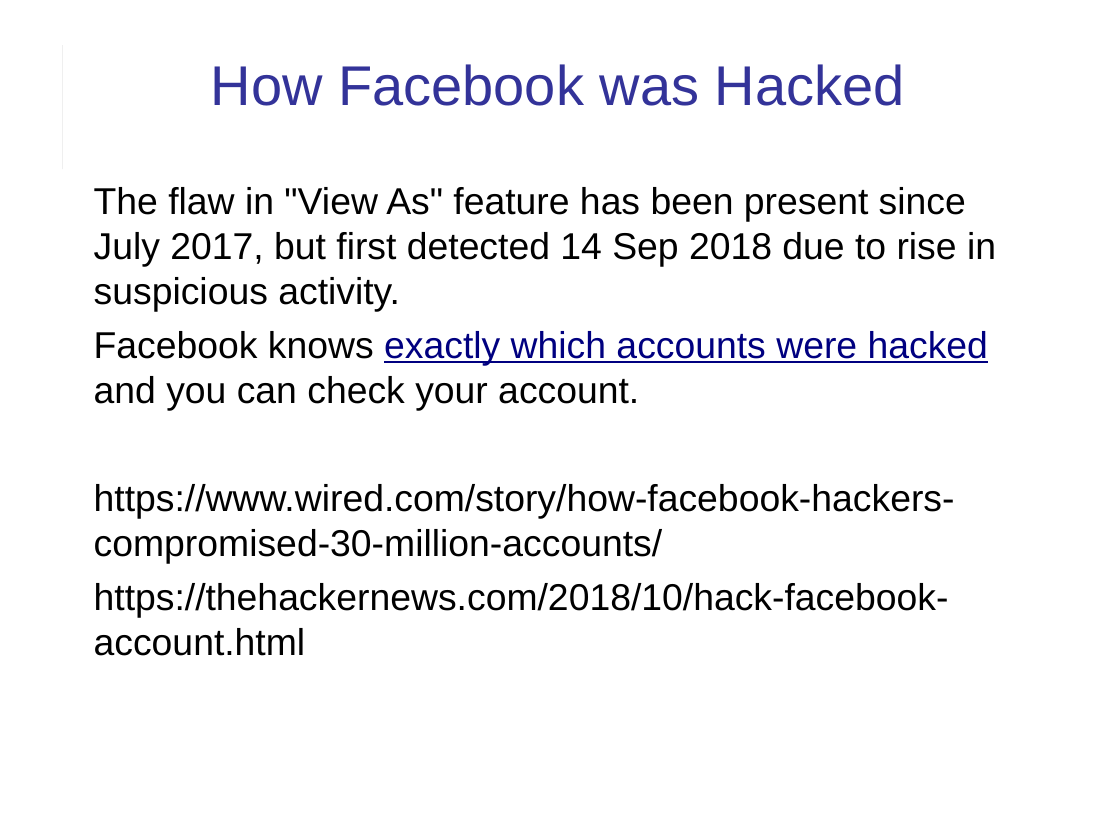
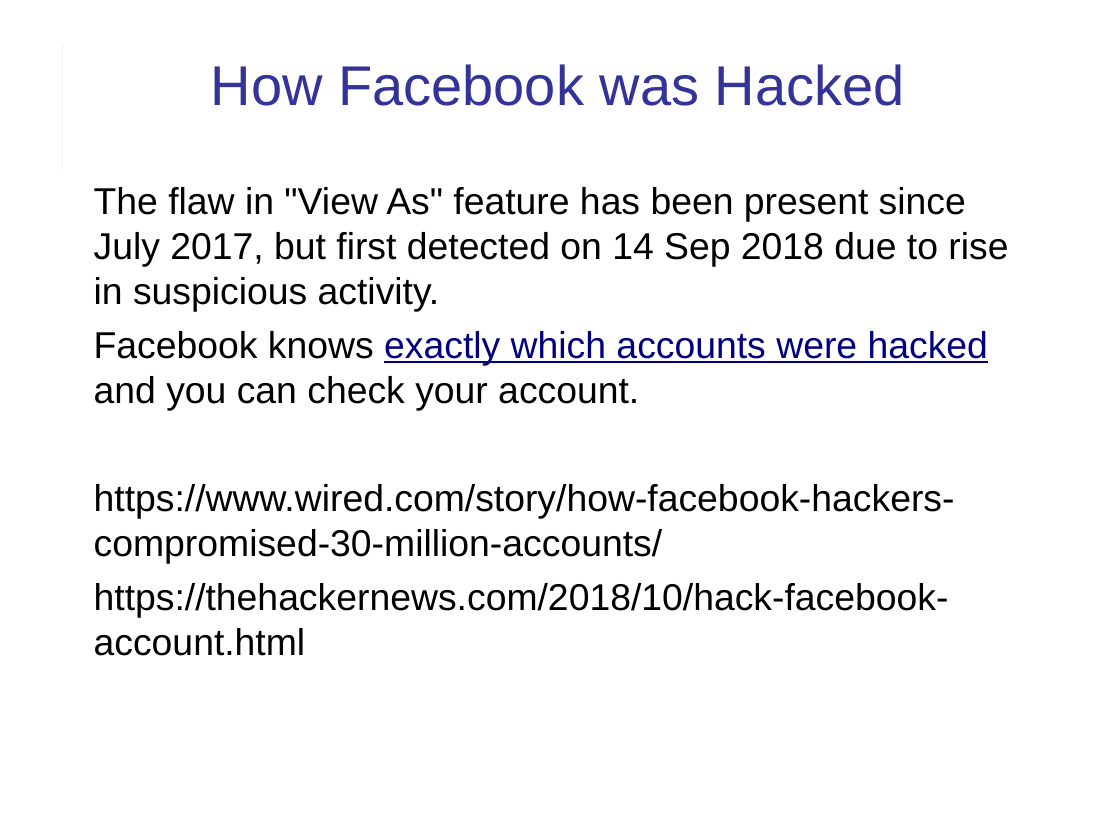
Before and after one commit to cpske/ISP, a slide deck: slide 5 of logging/Logging.ppt. Drawn at 1120x840 pixels with LibreOffice and Linux fonts; fonts in the diff are those of the drawing. Boxes give left, top, right and bottom in pixels: in the first picture for what was removed or moved away, otherwise in the second. Text is boxed around its words. In the diff, an @@ line names an element or a change of style, - is before the commit and + after.

```diff
--- a/logging/Logging.ppt
+++ b/logging/Logging.ppt
@@ text at <box>94,187,1008,311</box>: text changed @@
-The flaw in "View As" feature has been present since July 2017, but first detected 14 Sep 2018 due to rise in suspicious activity.
+The flaw in "View As" feature has been present since July 2017, but first detected on 14 Sep 2018 due to rise in suspicious activity.
```
Also in this commit, not shown: 7 other slides changed, 9 slides added, 2 other files.
